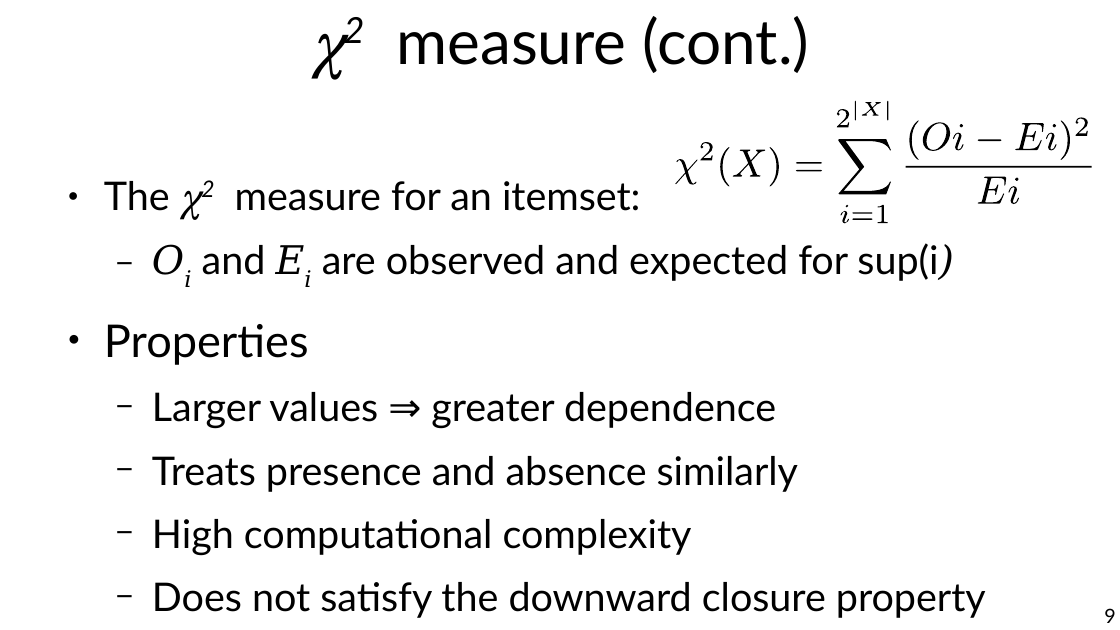
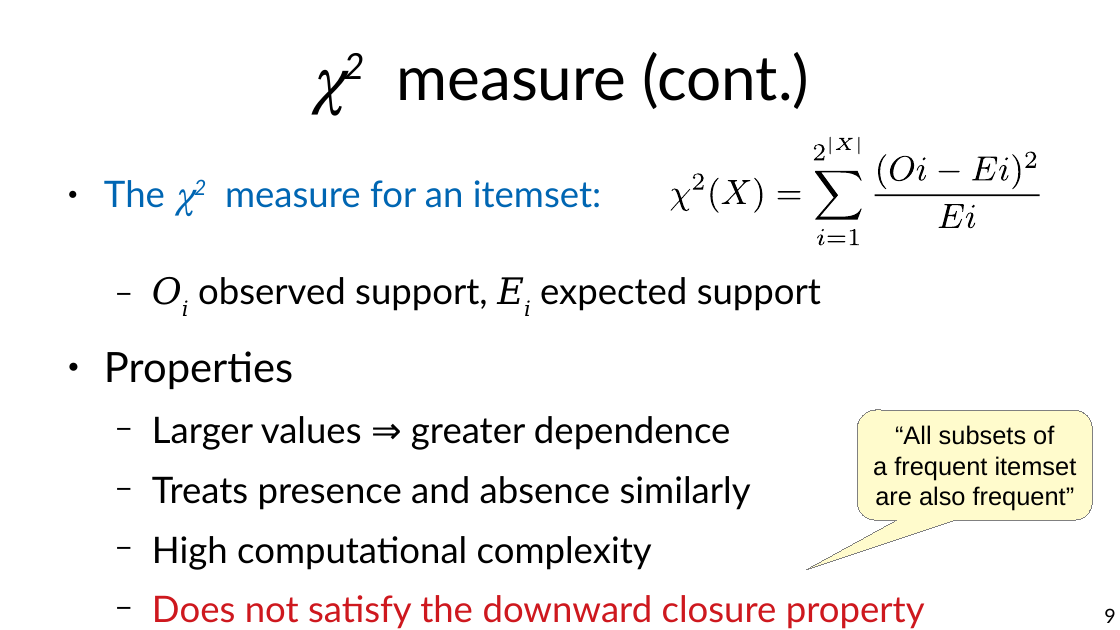
Before and after one commit to marco-calautti/data-mining-course, a slide deck: slide 9 of theory/tt07_extending_association_analysis.odp. Drawn at 1120x630 pixels with LibreOffice and Linux fonts; fonts in the diff are those of the drawing. Boxes give left, top, right and bottom in pixels: in the first picture for what was removed or moved away, otherwise in the second. Text is boxed around its words. In the diff, an @@ line names an element or a change of style, - is before the commit and + after.

```diff
--- a/theory/tt07_extending_association_analysis.odp
+++ b/theory/tt07_extending_association_analysis.odp
@@ title "χ2 measure (cont.)": place and size @@
-title "χ2 measure (cont.)" at bbox=[396, 16, 810, 73]
+title "χ2 measure (cont.)" at bbox=[396, 52, 810, 109]
@@ 3 freeform shapes: place and size @@
-3 freeform shapes at bbox=[837, 101, 881, 127]
+3 freeform shapes at bbox=[814, 137, 854, 161]
@@ freeform shape: place and size @@
-freeform shape at bbox=[887, 101, 888, 120]
+freeform shape at bbox=[859, 137, 860, 154]
@@ freeform shape: place and size @@
-freeform shape at bbox=[700, 142, 712, 161]
+freeform shape at bbox=[693, 174, 704, 190]
@@ freeform shape: place and size @@
-freeform shape at bbox=[721, 147, 730, 187]
+freeform shape at bbox=[710, 178, 719, 212]
@@ freeform shape: place and size @@
-freeform shape at bbox=[770, 147, 780, 187]
+freeform shape at bbox=[754, 178, 762, 212]
@@ freeform shape: place and size @@
-freeform shape at bbox=[838, 139, 891, 194]
+freeform shape at bbox=[815, 171, 862, 220]
@@ freeform shape: place and size @@
-freeform shape at bbox=[910, 121, 919, 161]
+freeform shape at bbox=[878, 154, 886, 189]
@@ freeform shape: place and size @@
-freeform shape at bbox=[923, 122, 950, 150]
+freeform shape at bbox=[890, 155, 915, 181]
@@ freeform shape: place and size @@
-freeform shape at bbox=[953, 124, 963, 150]
+freeform shape at bbox=[917, 158, 926, 181]
@@ freeform shape: place and size @@
-freeform shape at bbox=[978, 139, 1002, 141]
+freeform shape at bbox=[939, 171, 960, 172]
@@ freeform shape: place and size @@
-freeform shape at bbox=[1015, 123, 1044, 149]
+freeform shape at bbox=[973, 157, 998, 180]
@@ freeform shape: place and size @@
-freeform shape at bbox=[1047, 124, 1057, 150]
+freeform shape at bbox=[1000, 158, 1009, 181]
@@ freeform shape: place and size @@
-freeform shape at bbox=[1061, 121, 1070, 161]
+freeform shape at bbox=[1012, 154, 1020, 189]
@@ freeform shape: place and size @@
-freeform shape at bbox=[1076, 118, 1088, 136]
+freeform shape at bbox=[1025, 151, 1037, 168]
@@ text at bbox=[104, 180, 925, 629]: size 28 to 25.9 pt in "The χ2 measure for an itemset:", "Larger values ⇒ greater dependence", "Treats presence and absence similarly", "High computational complexity" and 1 more places; text colour #000000 to #0066B3 in "The χ2 measure for an itemset:"; size 32 to 29.6 pt in "Properties"; text colour #000000 to #CE181E in "Does not satisfy the downward closure property"; underline on in "downward closure property"; more space between paragraphs @@
@@ freeform shape: place and size @@
-freeform shape at bbox=[676, 160, 698, 185]
+freeform shape at bbox=[671, 189, 690, 211]
@@ freeform shape: place and size @@
-freeform shape at bbox=[733, 149, 765, 177]
+freeform shape at bbox=[722, 180, 750, 204]
@@ freeform shape: place and size @@
-freeform shape at bbox=[796, 163, 822, 172]
+freeform shape at bbox=[777, 191, 801, 199]
@@ freeform shape: place and size @@
-freeform shape at bbox=[906, 166, 1092, 168]
+freeform shape at bbox=[875, 194, 1040, 195]
@@ freeform shape: place and size @@
-freeform shape at bbox=[978, 177, 1006, 203]
+freeform shape at bbox=[939, 204, 965, 228]
@@ freeform shape: place and size @@
-freeform shape at bbox=[1009, 178, 1019, 204]
+freeform shape at bbox=[967, 205, 976, 229]
@@ 3 freeform shapes: place and size @@
-3 freeform shapes at bbox=[841, 205, 888, 224]
+3 freeform shapes at bbox=[817, 229, 860, 245]
@@ text at bbox=[198, 277, 821, 311]: text changed; size 28 to 25.9 pt @@
-  − Oi and Ei are observed and expected for sup(i)
+  − Oi observed support, Ei expected support
@@ rounded speech box added at bbox=[858, 411, 1093, 520], fill #FFFBCC, outline #808080 0 pt, 18 pt, text #000000 @@
+“All subsets of
+a frequent itemset
+are also frequent”
```
Also in this commit, not shown: 14 other slides changed, 1 slide added.
